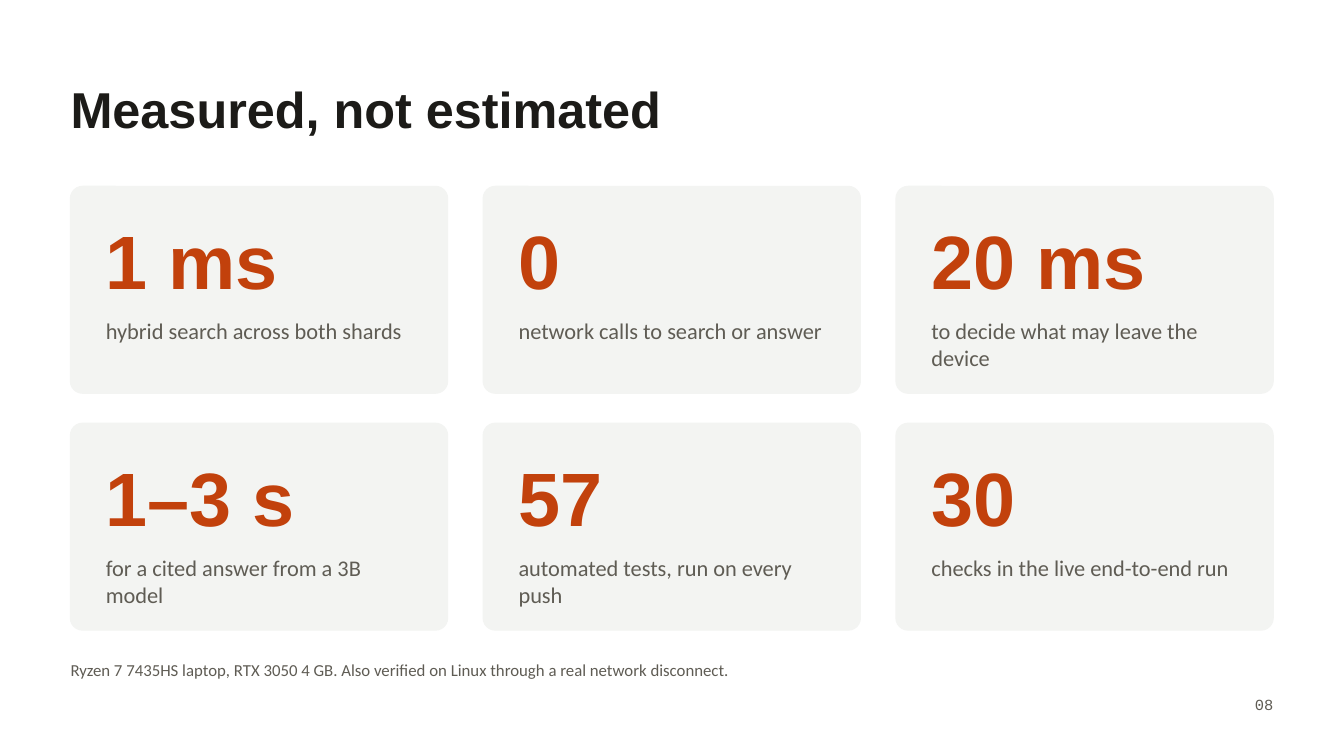
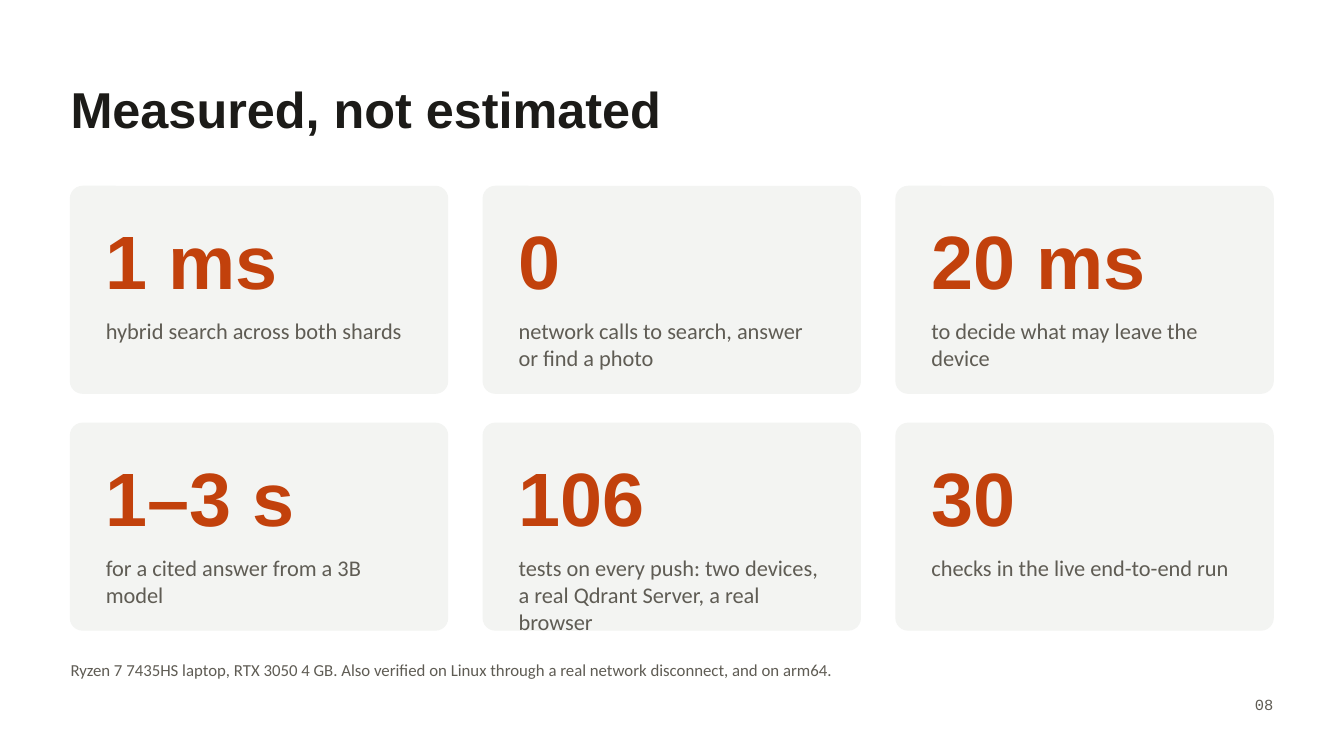
Before and after one commit to yabhinav1/fieldmind, a slide deck: slide 8 of docs/FieldMind-Compilers.pptx. Drawn at 1344x756 pixels with LibreOffice and Linux fonts; fonts in the diff are those of the drawing. Boxes give left, top, right and bottom in pixels: in the first picture for what was removed or moved away, otherwise in the second. Text is boxed around its words. In the diff, an @@ line names an element or a change of style, - is before the commit and + after.

Commit message:
Refresh the deck, the video script and the team briefing
The PDF and PowerPoint decks now cover the reranker, policy learning, sealed
storage, setup codes, peers, photos, backup, the shift report and the phone
layout, with the current screenshots and test count; the PDF is printed from
docs/deck.html so it can be regenerated without PowerPoint. The video script
and team briefing use the one-click conflict, the cross-platform commands and
the setup-code flow.

```diff
--- a/docs/FieldMind-Compilers.pptx
+++ b/docs/FieldMind-Compilers.pptx
@@ text at (x1=519, y1=323, x2=803, y2=370): text changed @@
-network calls to search or answer
+network calls to search, answer or find a photo
@@ text at (x1=519, y1=473, x2=645, y2=527): text changed @@
-57
+106
@@ text at (x1=519, y1=560, x2=818, y2=606): text changed @@
-automated tests, run on every push
+tests on every push: two devices, a real Qdrant Server, a real browser
@@ text at (x1=71, y1=664, x2=831, y2=679): text changed @@
-Ryzen 7 7435HS laptop, RTX 3050 4 GB. Also verified on Linux through a real network disconnect.
+Ryzen 7 7435HS laptop, RTX 3050 4 GB. Also verified on Linux through a real network disconnect, and on arm64.
```
Also in this commit, not shown: 6 other slides changed, 4 other files.
